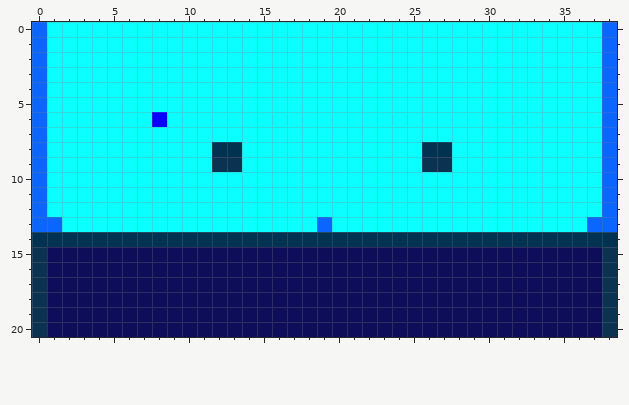
Edited in one commit: pixel-art sprite (Global-Warning/res/lvls/8.png). This is how it looked before the edit.
The file is 39x21 pixels. Colours within 5 levels of each other are drawn and written as one.
New version:
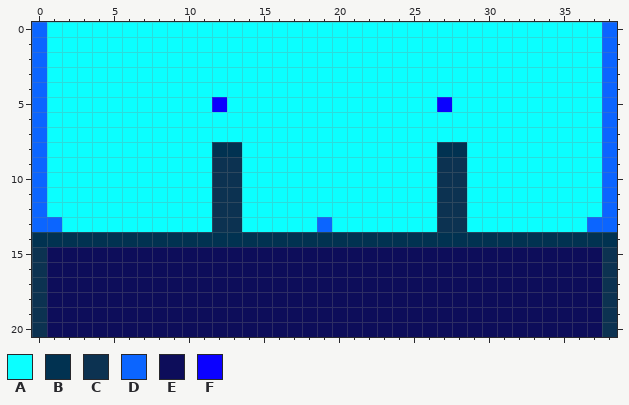
Palette (. is transparent): A #0bffff  B #013251  C #0c3251  D #0b65ff  E #0d0d5a  F #0b01ff
The exact change:
@@ x 6..30 @@
  4 AAAAAAAAAAAAAAAAAAAAAAAAA
- 5 AAAAAAAAAAAAAAAAAAAAAAAAA
- 6 AAFAAAAAAAAAAAAAAAAAAAAAA
+ 5 AAAAAAFAAAAAAAAAAAAAAFAAA
+ 6 AAAAAAAAAAAAAAAAAAAAAAAAA
  7 AAAAAAAAAAAAAAAAAAAAAAAAA
- 8 AAAAAABBAAAAAAAAAAAABBAAA
- 9 AAAAAACCAAAAAAAAAAAACCAAA
-10 AAAAAAAAAAAAAAAAAAAAAAAAA
-11 AAAAAAAAAAAAAAAAAAAAAAAAA
-12 AAAAAAAAAAAAAAAAAAAAAAAAA
-13 AAAAAAAAAAAAADAAAAAAAAAAA
+ 8 AAAAAABBAAAAAAAAAAAAABBAA
+ 9 AAAAAACCAAAAAAAAAAAAACCAA
+10 AAAAAACCAAAAAAAAAAAAACCAA
+11 AAAAAACCAAAAAAAAAAAAACCAA
+12 AAAAAACCAAAAAAAAAAAAACCAA
+13 AAAAAACCAAAAADAAAAAAACCAA
 14 BBBBBBBBBBBBBBBBBBBBBBBBB
Pixel boxes of the changes (left, top, right, bottom) in both pictures:
changed: (212, 97, 227, 112)
changed: (422, 97, 467, 232)
changed: (152, 112, 167, 127)
changed: (212, 172, 242, 232)
